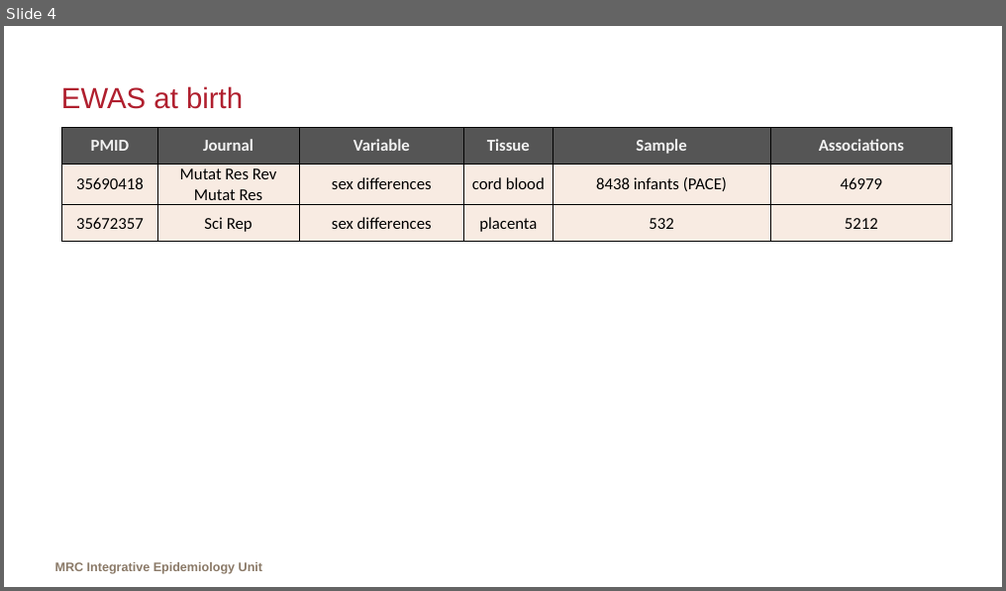
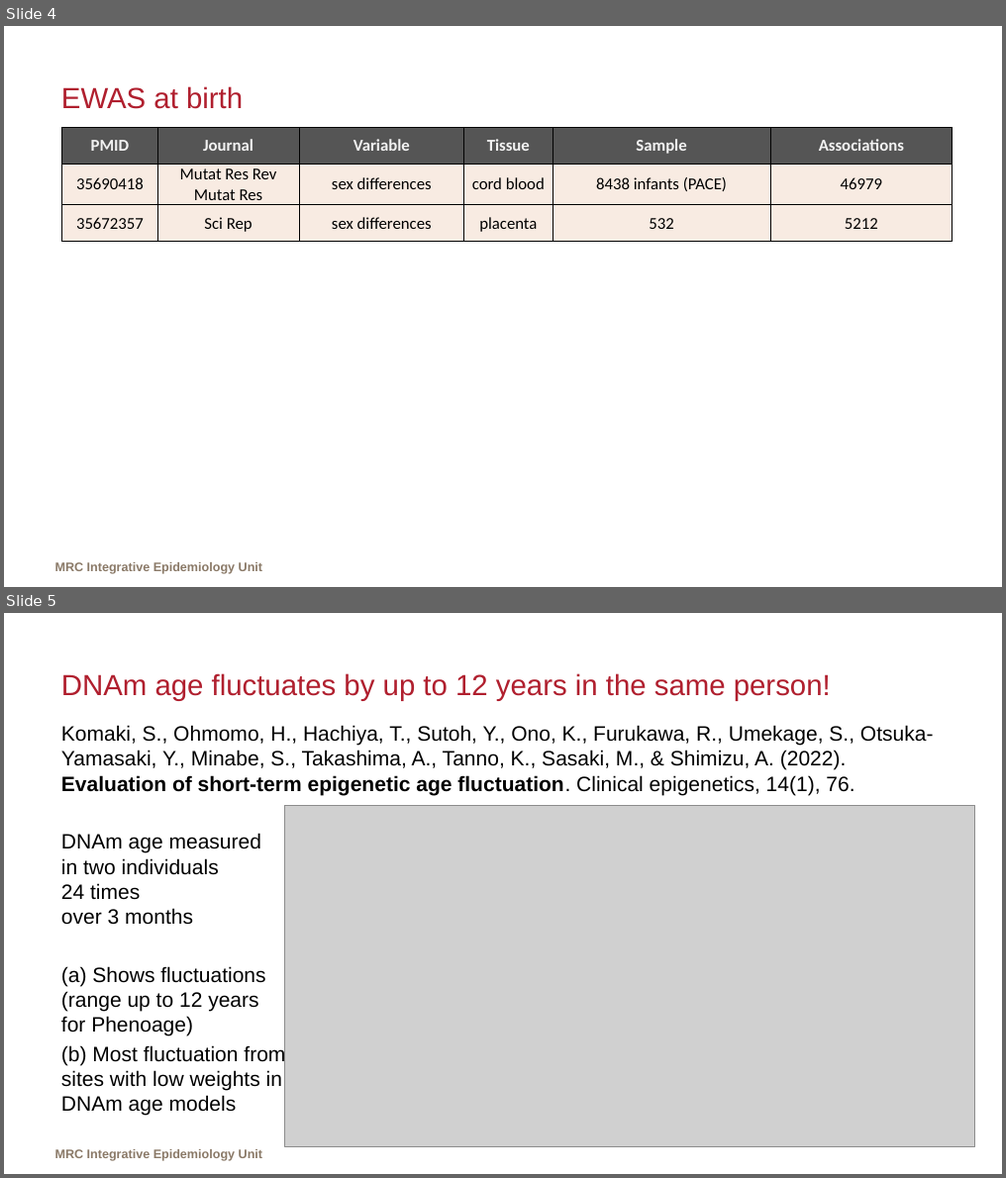
Before and after one commit to MRCIEU/epigenetics-journal-club, a slide deck: docs/presentations/20220620/slides.pptx. Shown one above the other, each under a label of ours: slide 4 before the commit, slides 4 and 5 after it. The pictures are 1006x591 and 1006x1178 pixels, drawn with LibreOffice and Linux fonts; fonts in the diff are those of the drawing; grey boxes stand for pictures; background and template pictures are left out. Boxes give left, top, right and bottom in pixels: in the first picture for what was removed or moved away, otherwise in the second. Text is boxed around its words. In the diff, an @@ line names an element or a change of style, - is before the commit and + after.

```diff
--- a/docs/presentations/20220620/slides.pptx
+++ b/docs/presentations/20220620/slides.pptx
@@ slide 5 added at [4,613,1002,1174], background picture (left out); not listed: 1 template element that a slide beside it also shows @@
@@ title added at [61,673,831,701], 28 pt, text #B01F2E @@
+DNAm age fluctuates by up to 12 years in the same person!
@@ text added at [61,725,934,1116], 20 pt, text #000000 @@
+Komaki, S., Ohmomo, H., Hachiya, T., Sutoh, Y., Ono, K., Furukawa, R., Umekage, S., Otsuka-Yamasaki, Y., Minabe, S., Takashima, A., Tanno, K., Sasaki, M., & Shimizu, A. (2022). Evaluation of short-term epigenetic age fluctuation. Clinical epigenetics, 14(1), 76.
+DNAm age measured
+in two individuals
+24 times
+over 3 months
+(a) Shows fluctuations
+(range up to 12 years
+for Phenoage)
+(b) Most fluctuation from
+sites with low weights in
+DNAm age models
@@ picture added at [285,805,975,1148] @@
```
Also in this commit, not shown: 12 other slides added, 1 slide removed, 1 other file.
